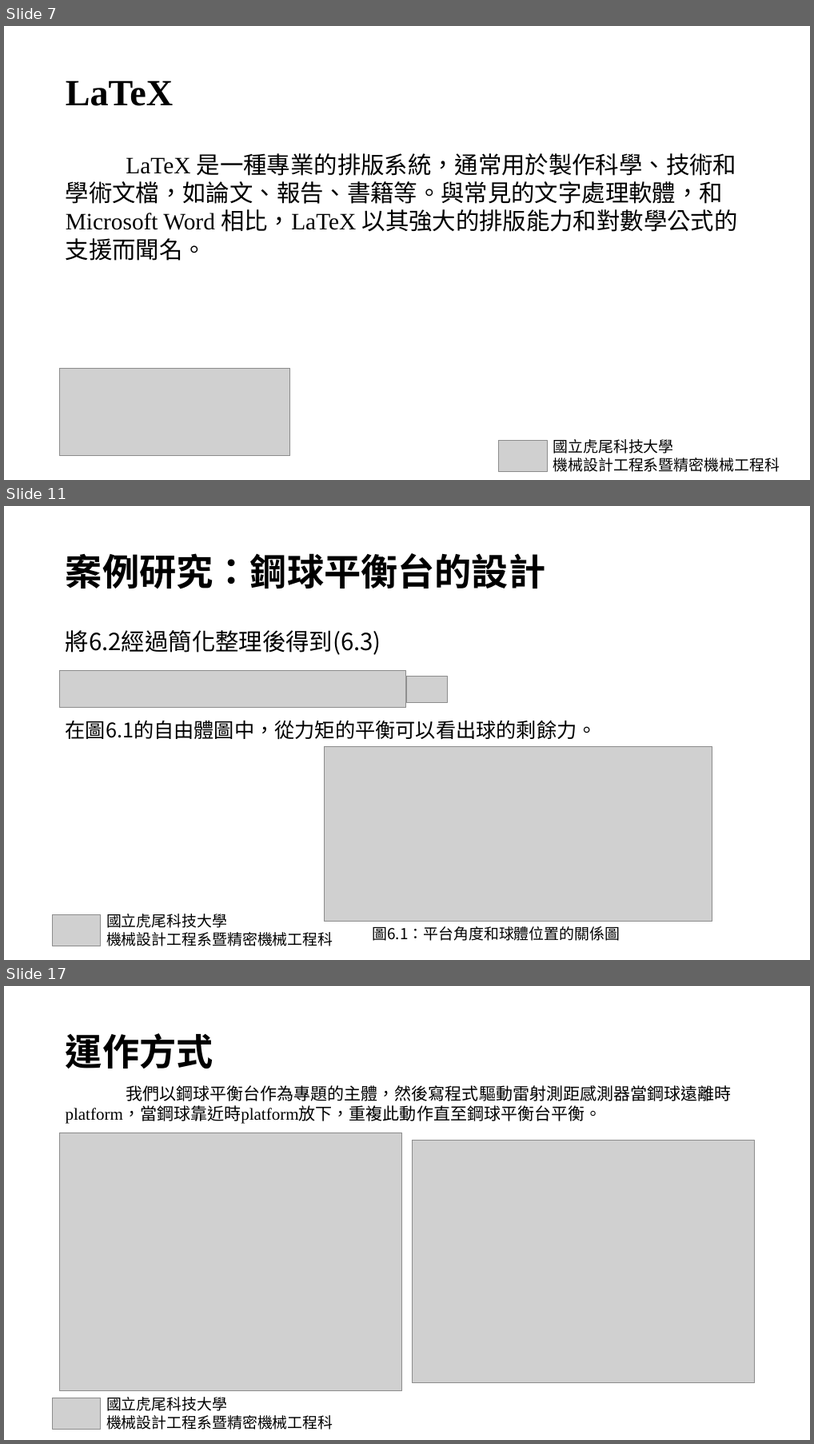
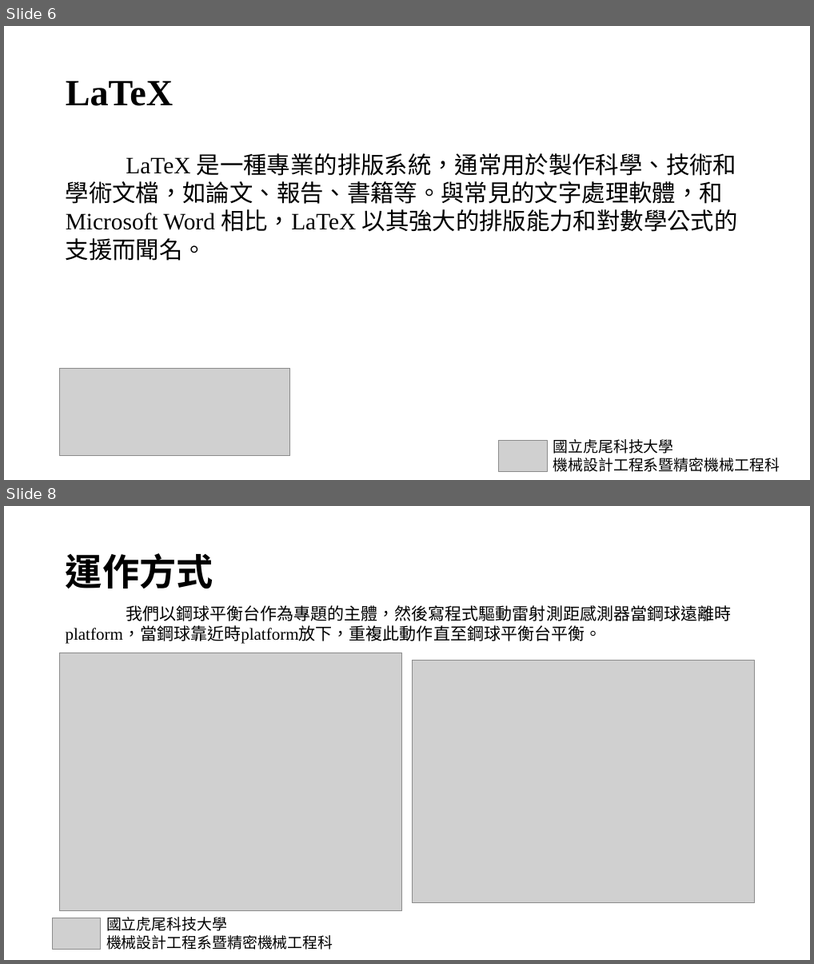
Before and after one commit to snowfall-killer/pj4101, a slide deck: PPT/專題報告PPT.pptx. Shown one above the other, each under a label of ours: slides 7, 11 and 17 before the commit, slides 6 and 8 after it; the slides between them are not shown. The pictures are 814x1444 and 814x964 pixels, drawn with LibreOffice and Linux fonts; fonts in the diff are those of the drawing; grey boxes stand for pictures. Boxes give left, top, right and bottom in pixels: in the first picture for what was removed or moved away, otherwise in the second. Text is boxed around its words. In the diff, an @@ line names an element or a change of style, - is before the commit and + after.

```diff
--- a/PPT/專題報告PPT.pptx
+++ b/PPT/專題報告PPT.pptx
@@ slide 11 removed at [4,506,810,960], background #FFFFFF @@
@@ title removed at [66,553,546,589] @@
-案例研究：鋼球平衡台的設計
@@ text removed at [66,630,382,655] @@
-將6.2經過簡化整理後得到(6.3)
@@ picture removed at [60,671,407,708] @@
@@ picture removed at [406,676,447,703] @@
@@ text removed at [66,720,598,739] @@
-在圖6.1的自由體圖中，從力矩的平衡可以看出球的剩餘力。
@@ picture removed at [325,746,713,921] @@
@@ text removed at [106,913,333,946] @@
-國立虎尾科技大學
-機械設計工程系暨精密機械工程科
@@ picture removed at [52,914,101,946] @@
@@ text removed at [373,926,621,940] @@
-圖6.1：平台角度和球體位置的關係圖
@@ what was slide 7 is now slide 6 @@
@@ what was slide 17 is now slide 8 @@
```
Also in this commit, not shown: 11 slides changed, 7 other slides removed.
